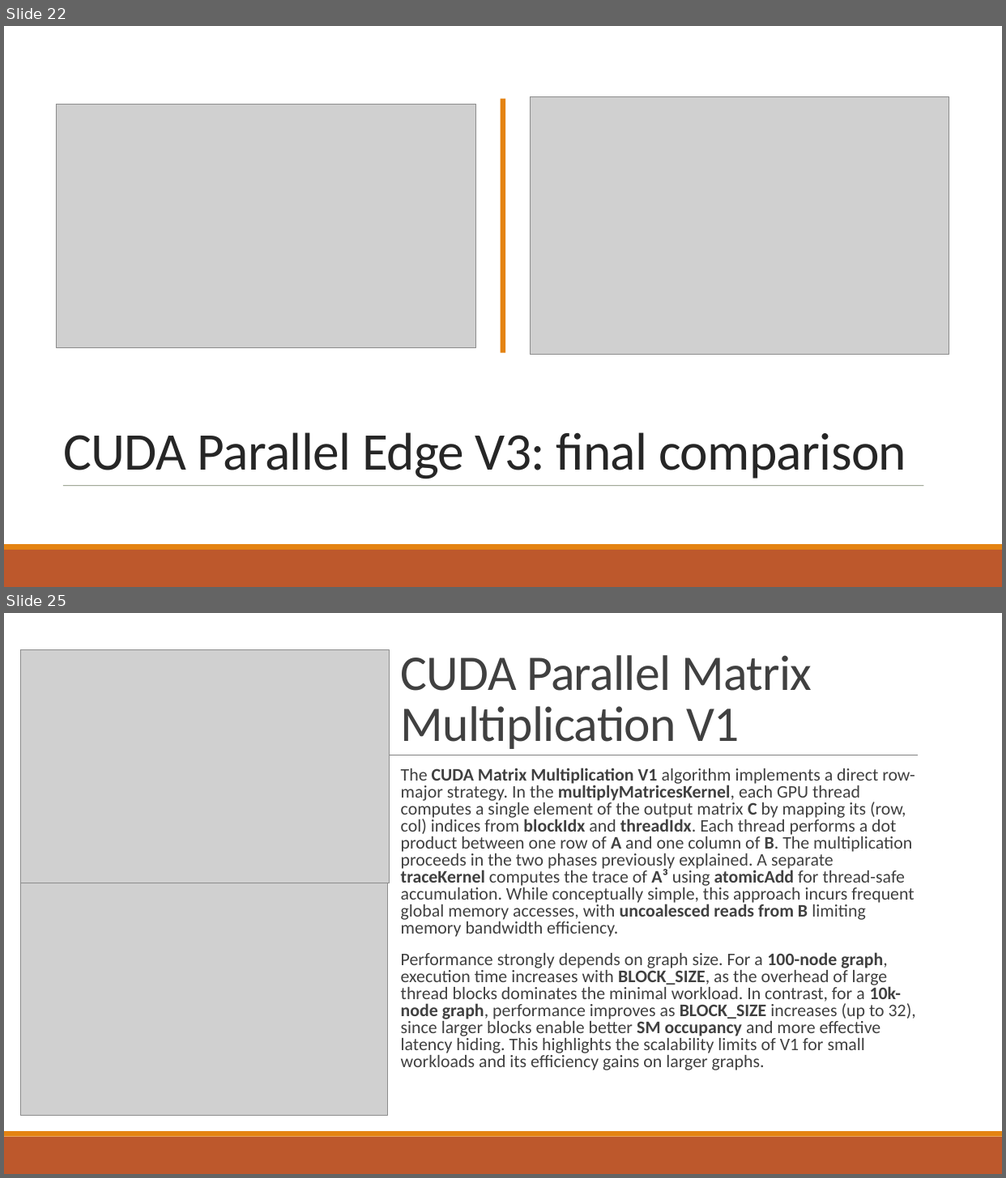
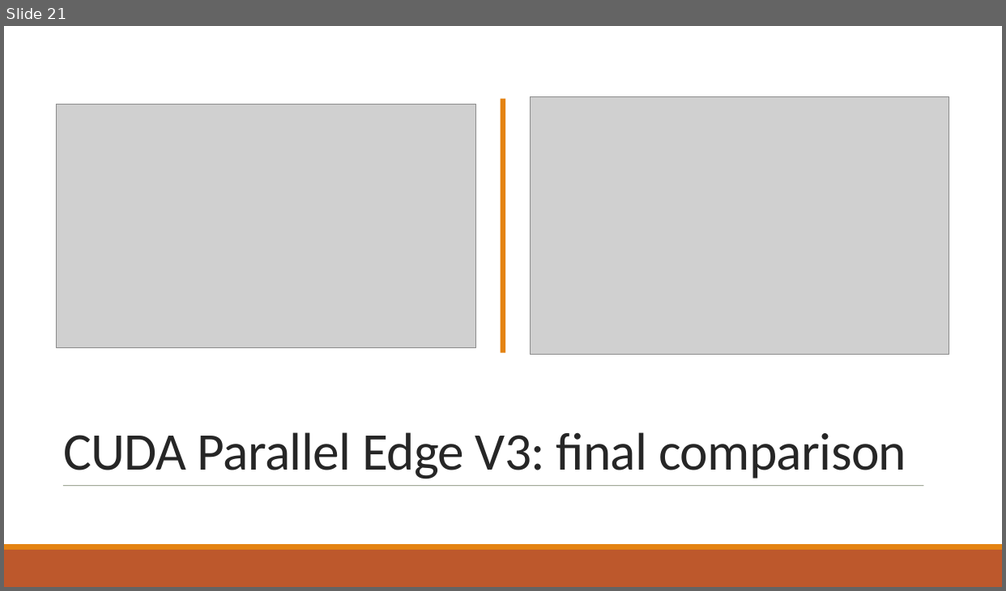
Before and after one commit to RiccardoRevalor/ParallelTriangleCounting, a slide deck: presentation.pptx. Shown one above the other, each under a label of ours: slides 22 and 25 before the commit, slide 21 after it; the slides between them are not shown. The pictures are 1006x1178 and 1006x591 pixels, drawn with LibreOffice and Linux fonts; fonts in the diff are those of the drawing; grey boxes stand for pictures. Boxes give left, top, right and bottom in pixels: in the first picture for what was removed or moved away, otherwise in the second. Text is boxed around its words. In the diff, an @@ line names an element or a change of style, - is before the commit and + after.

```diff
--- a/presentation.pptx
+++ b/presentation.pptx
@@ slide 25 removed at <box>4,613,1002,1174</box>, background #FFFFFF @@
@@ picture removed at <box>21,649,390,883</box> @@
@@ title removed at <box>401,655,812,749</box> @@
-CUDA Parallel Matrix Multiplication V1
@@ line removed from (102, 756) to (918, 756) @@
@@ text removed at <box>401,768,916,1071</box> @@
-  The CUDA Matrix Multiplication V1 algorithm implements a direct row-major strategy. In the multiplyMatricesKernel, each GPU thread computes a single element of the output matrix C by mapping its (row, col) indices from blockIdx and threadIdx. Each thread performs a dot product between one row of A and one column of B. The multiplication proceeds in the two phases previously explained. A separate traceKernel computes the trace of A³ using atomicAdd for thread-safe accumulation. While conceptually simple, this approach incurs frequent global memory accesses, with uncoalesced reads from B limiting memory bandwidth efficiency.
-  Performance strongly depends on graph size. For a 100-node graph, execution time increases with BLOCK_SIZE, as the overhead of large thread blocks dominates the minimal workload. In contrast, for a 10k-node graph, performance improves as BLOCK_SIZE increases (up to 32), since larger blocks enable better SM occupancy and more effective latency hiding. This highlights the scalability limits of V1 for small workloads and its efficiency gains on larger graphs.
@@ picture removed at <box>21,884,388,1115</box> @@
@@ rectangle removed at <box>4,1137,1002,1174</box> @@
@@ rectangle removed at <box>4,1131,1002,1137</box> @@
@@ what was slide 22 is now slide 21 @@
```
Also in this commit, not shown: 7 slides changed, 1 slide added, 3 other slides removed, 1 other file.
